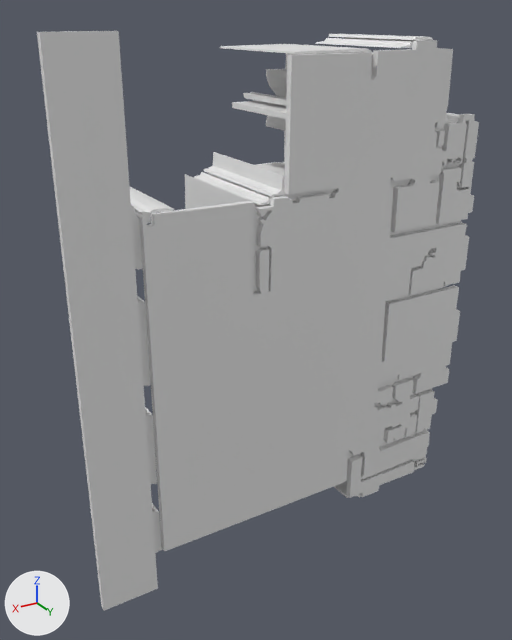
Two versions of the glTF model version one/out_3d/36_8.glb, one commit apart.
Camera for both pictures: a 50 mm lens placed at (13.43, 11.79, 11.95), pointed at (5.48, -1.46, 5.32). The lights are fixed; the arrows at lower left show +X, +Y and +Z. Where no turn or scale is listed for an object, it has been applied to the vertices.

Script lines for the objects in view, before the commit:
```python
me_geometry_0 = bpy.data.meshes.new('geometry_0')
me_geometry_0.from_pydata(...)  # 2396 vertices, 4640 faces; spans x 0.23..10.23, y -3.15..0.0, z 0.0..11.71
ob_geometry_0 = bpy.data.objects.new('geometry_0', me_geometry_0)
ob_geometry_0.location = (0.0, 0.0, 0.0)
```
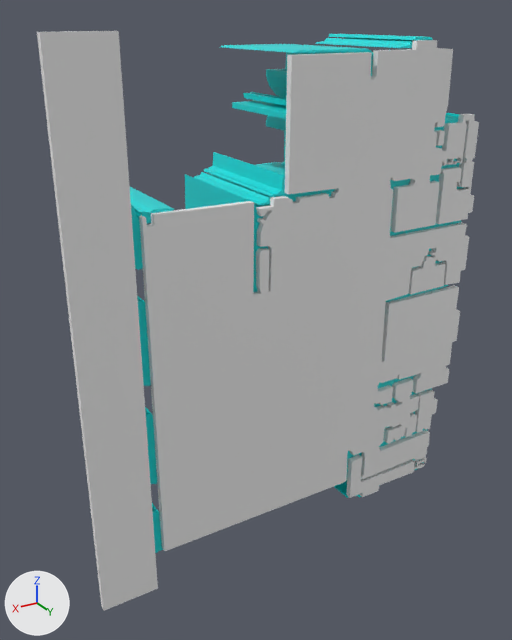
Where the change shows, as pixel boxes (x1, y1, x2, y2) in the pictures (512 x 640 px; the box of a moved part takes in the faces that stretch with it):
part 1 of me_geometry_0, moved or reshaped: before (387, 258, 461, 301); after (387, 237, 465, 301)
part 2 of me_geometry_0, moved or reshaped: before (220, 42, 412, 54); after (221, 42, 412, 53)
part 3 of me_geometry_0, moved or reshaped: before (138, 302, 162, 546); after (142, 301, 162, 553)
part 4 of me_geometry_0, recoloured (white to cyan): (127, 34, 466, 556) in both

What changed in the scene script:
```text
Add mat_defaultmaterial:
    mat_defaultmaterial = bpy.data.materials.new('DefaultMaterial')
    mat_defaultmaterial.use_nodes = True; mat_defaultmaterial.node_tree.nodes.clear()
    _N = mat_defaultmaterial.node_tree.nodes; _L = mat_defaultmaterial.node_tree.links
    n0 = _N.new('ShaderNodeOutputMaterial'); n0.name = 'Material Output'
    n1 = _N.new('ShaderNodeBsdfPrincipled'); n1.name = 'Principled BSDF'
    n2 = _N.new('ShaderNodeVertexColor'); n2.name = 'Color Attribute'
    _L.new(n1.outputs[0], n0.inputs[0])  # 'BSDF' to 'Surface'
    _L.new(n2.outputs[0], n1.inputs[0])  # 'Color' to 'Base Color'
Change me_geometry_0:
    used by ob_geometry_0; location = (0.0, 0.0, 0.0)
    remove me_geometry_0.from_pydata(...)  # 2396 vertices, 4640 faces; spans x 0.23..10.23, y -3.15..0.0, z 0.0..11.71
    add me_geometry_0.from_pydata(...)  # 2402 vertices, 4656 faces; spans x 0.23..10.23, y -3.15..0.0, z 0.0..11.71
    me_geometry_0 part 1: 2 vertices moved from x 2.71, y -3.15..-0.15, z 5.1 to x 2.71, y -3.15..-0.15, z 5.08; 12 vertices removed from x 0.81..6.02, y -3.15..0.0, z 5.74..7.77; 22 vertices added at x 0.89..6.0, y -3.15..0.0, z 5.74..7.79
    me_geometry_0 part 2: 2 vertices moved from x 5.4, y -3.15..-0.15, z 11.27 to x 5.42, y -3.15..-0.15, z 11.29; 6 vertices removed from x 2.35..5.39, y -3.15..-0.15, z 11.31; 4 vertices added at x 2.47..5.29, y -3.15..-0.15, z 11.33
    me_geometry_0 part 3: 2 vertices moved from x 8.48, y -3.15..-0.15, z 0.93 to x 8.47, y -3.15..-0.15, z 0.93; 6 vertices removed from x 8.74..8.94, y -3.15..-0.15, z 2.17..6.86; 4 vertices added at x 8.74..8.94, y -3.15..-0.15, z 2.19..6.88
    me_geometry_0 part 4: 3086 faces spanning x 0.23..10.23, y -3.15..0.0, z 0.0..11.71 switch from no material to mat_defaultmaterial
```
